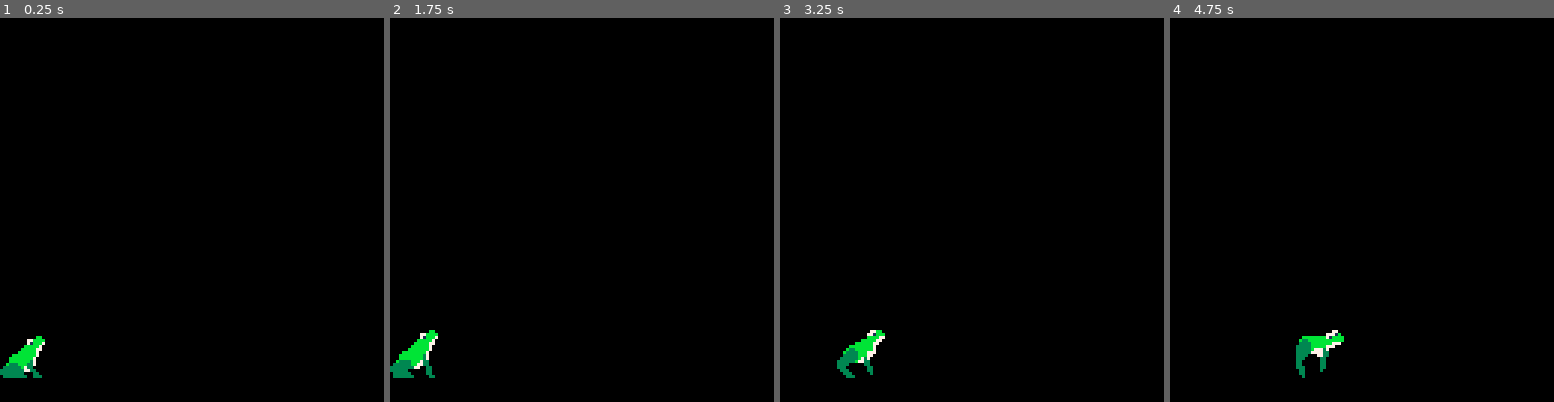
Above: before the commit, frames 1-4 (left to right).
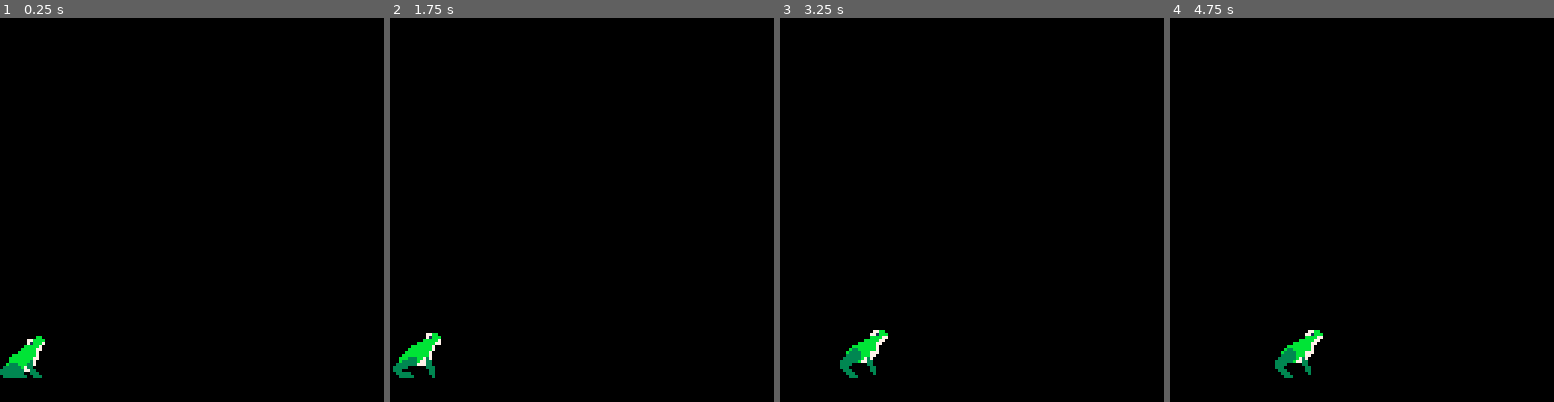
Above: after the commit, the same moments.

Repository: cincodenada/frogsvscats
Game: PICO-8 cartridge frogsvscats.p8
Same seed, same stepped clock (60 frames per second), same inputs: the game is played once before the commit and once after it.
Inputs:
- Up to frame 1 (0.25 s): no input
- Up to frame 2 (1.75 s): hold Right from 1.6 s (still down)
- Up to frame 3 (3.25 s): release Right at 2.1 s; hold Right 2.47-3.03 s; hold Left from 3.08 s (still down)
- Up to frame 4 (4.75 s): release Left at 3.58 s; hold Right 4.02-4.68 s

The runs differ from the first frame. In frame 1, less than 0.1% of the frame differs, in the area x 7-11%, y 88-93%; in frame 2, 0.4%; in frame 3, 0.4%; in frame 4, 1.1%, in the area x 27-46%, y 81-94%.

Commit message:
Fix offsets and tweak sprites, add one more frame

Diff:
--- a/frogsvscats.p8
+++ b/frogsvscats.p8
@@ -25,10 +25,11 @@
 	self.cur_frame = 0
 	self.facing = 1
 end
+function sprite:frame() return flr(self.cur_frame) end
 function sprite:draw(x, y)
 	local flipped = (self.facing==-1)
-	local f = flr(self.cur_frame)+1
-	spr(self.frames[f], x-self:adj(f), y-self.h*8, self.w, self.h, flipped)
+	local f = self:frame()+1
+	spr(self.frames[f], x+self:adj(f), y-self.h*8, self.w, self.h, flipped)
 end
 function sprite:move_frame(howmany)
 	self.cur_frame += howmany
@@ -36,7 +37,7 @@
 end
 function sprite:adj(n)
 	local flagbyte = peek(0x3000 + self.frames[flr(self.cur_frame)+1])
-	return shr(shl(flagbyte, 12), 4)
+	return shr(shl(flagbyte, 8), 12)*self.facing
 end
 
 entity = class()
@@ -74,12 +75,13 @@
 		else
 			self.sprite:move_frame(0.5)
 		end
-		if(self.sprite.cur_frame == 0) self.jumping = false
+		if(self.sprite:frame() == 0) self.jumping = false
 	end
 end
 function player:jump(dir)
 	if(self.jumping) return
 	self.sprite.facing = dir
+	self.sprite:move_frame(1)
 	self.jumping = true
 end
 
Not shown, changed: 45 lines of the sprite sheet (__gfx__) section of frogsvscats.p8
